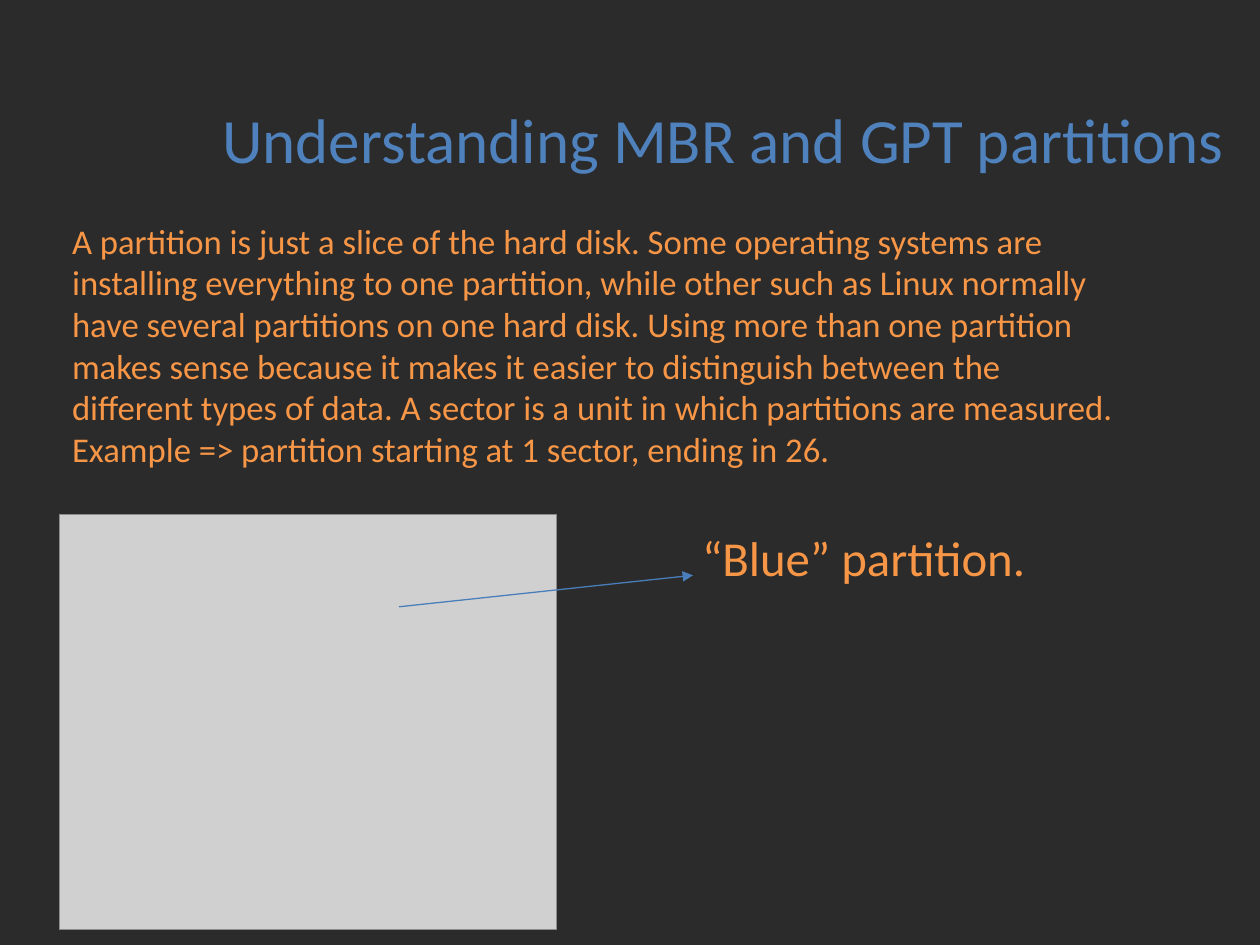
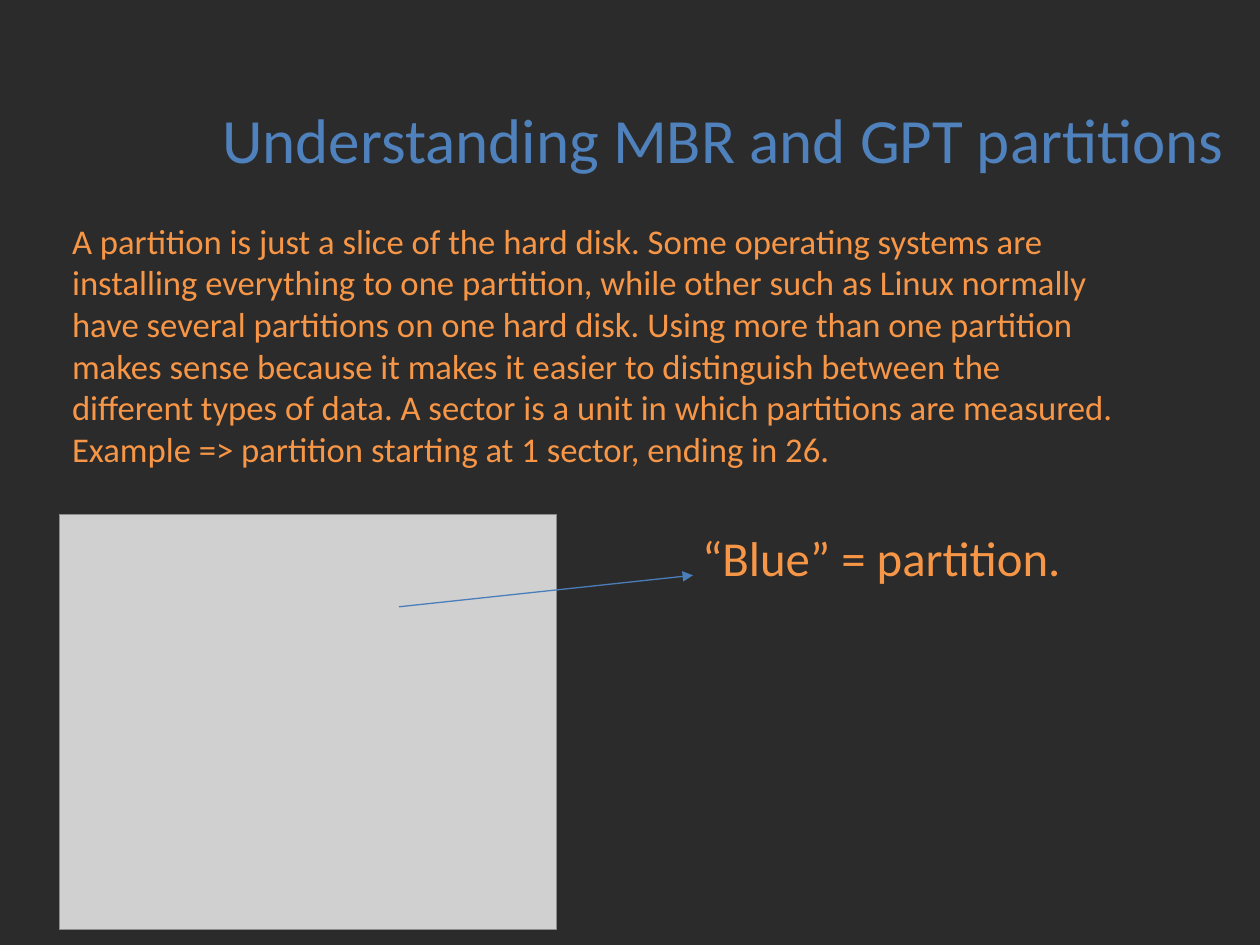
Before and after one commit to Academy-Soft-Intellect/Linux-Course, a slide deck: slide 1 of 08.Partitions_And_LVM_And_Filesystems/08-PartitionsLVMFileSystems.pptx. Drawn at 1260x945 pixels with LibreOffice and Linux fonts; fonts in the diff are those of the drawing; grey boxes stand for pictures; background and template pictures are left out; a plain dark background stands for a picture behind light text. Boxes give left, top, right and bottom in pixels: in the first picture for what was removed or moved away, otherwise in the second. Text is boxed around its words. In the diff, an @@ line names an element or a change of style, - is before the commit and + after.

```diff
--- a/08.Partitions_And_LVM_And_Filesystems/08-PartitionsLVMFileSystems.pptx
+++ b/08.Partitions_And_LVM_And_Filesystems/08-PartitionsLVMFileSystems.pptx
@@ title at bbox=[72, 230, 1112, 584]: text changed @@
-A partition is just a slice of the hard disk. Some operating systems are installing everything to one partition, while other such as Linux normally have several partitions on one hard disk. Using more than one partition makes sense because it makes it easier to distinguish between the different types of data. A sector is a unit in which partitions are measured. Example => partition starting at 1 sector, ending in 26.
-“Blue” partition.
+A partition is just a slice of the hard disk. Some operating systems are installing everything to one partition, while other such as Linux normally have several partitions on one hard disk. Using more than one partition makes sense because it makes it easier to distinguish between the different types of data. A sector is a unit in which partitions are measured. Example => partition starting at 1 sector, ending in 26.
+“Blue” = partition.
```
Also in this commit, not shown: 10 other slides changed, 1 other file.
